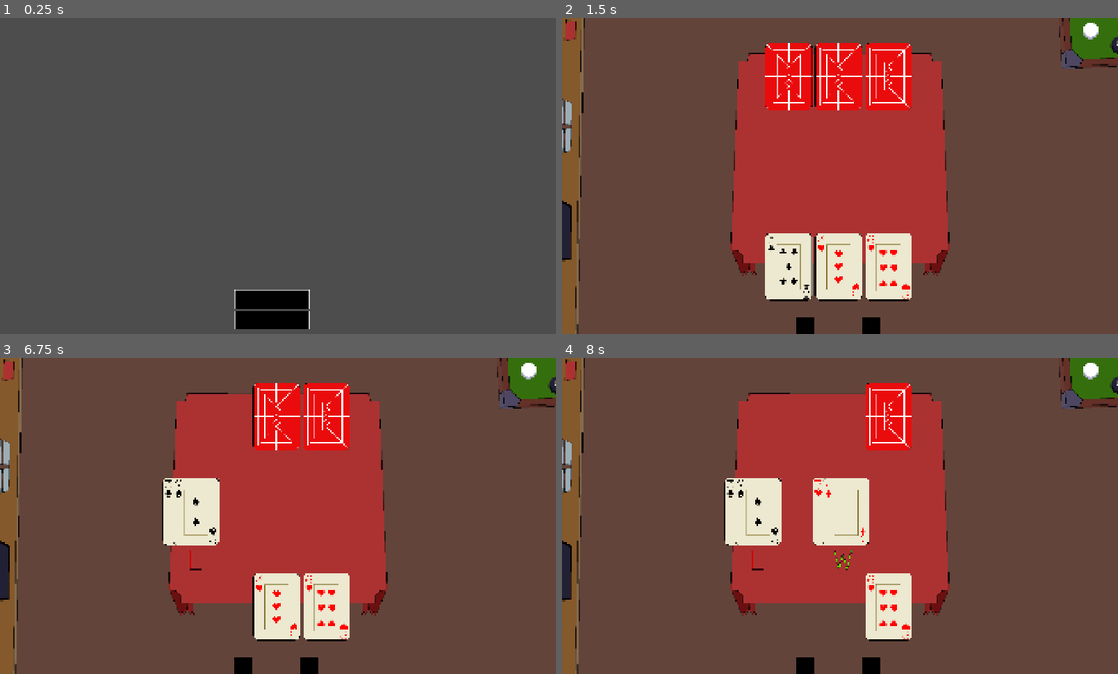
Above: before the commit, frames 1-4 (two rows, left to right).
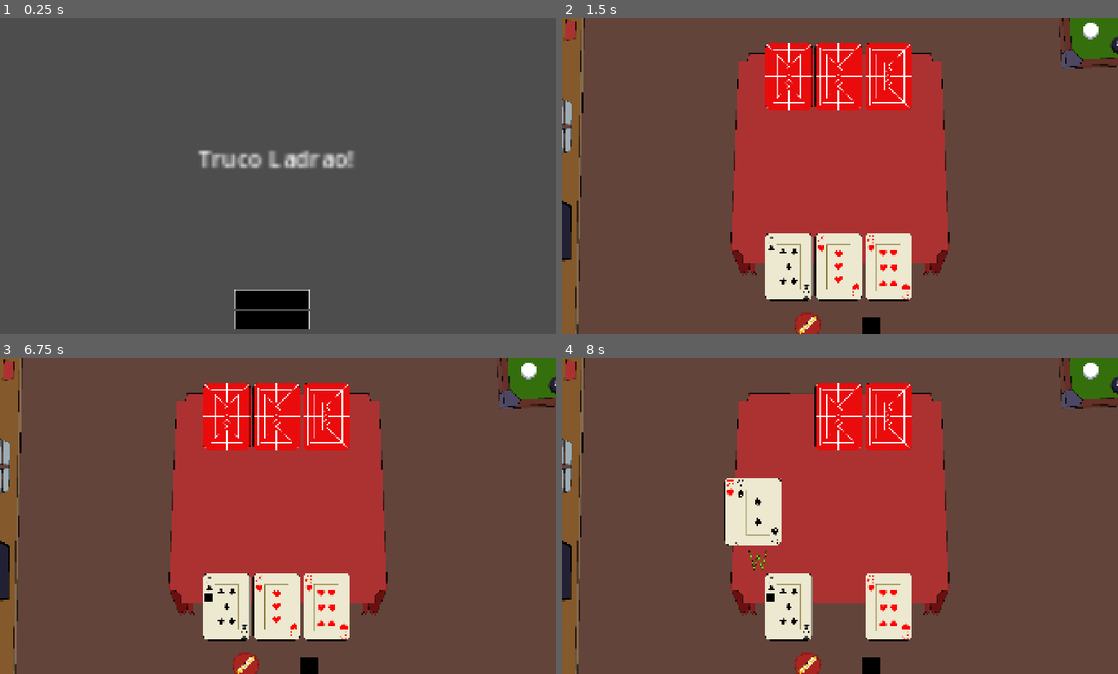
Above: after the commit, the same moments.

Repository: Thigaass/Truco-Ladrao
Game: Godot game, scene res://menu.tscn
Same seed, same stepped clock (60 frames per second), same inputs: the game is played once before the commit and once after it.
Inputs (mouse positions are in pixels of both pictures, inside the frame that each line leads up to; where the layout moved, square brackets give the same spot in the first picture):
- Up to frame 1 (0.25 s): no input
- Up to frame 2 (1.5 s): click (834, 299) at 0.5 s; click (689, 87) at 1.27 s
- Up to frame 3 (6.75 s): click (311, 667) at 2 s; click (250, 664) [244, 667] at 2.75 s; click (250, 664) [244, 667] at 3.5 s; click (311, 667) at 4.25 s; click (250, 664) [244, 667] at 5 s; click (311, 667) at 5.75 s; tap Enter at 6.5 s; move the mouse to (227, 607) at 6.52 s; click (227, 607) at 6.67 s
- Up to frame 4 (8 s): tap Space at 7.25 s; move the mouse to (840, 607) at 7.27 s; click (840, 607) at 7.42 s

The runs differ from the first frame. In frame 1, 1.1% of the frame differs, in the area x 35-64%, y 41-48%; in frame 2, 0.3%; in frame 3, 6.2%; in frame 4, 6.2%, in the area x 29-56%, y 7-100%.

Commit message:
poder de aumentar +1 e de trocar carta

Diff:
--- a/Baralho.gd
+++ b/Baralho.gd
@@ -38,4 +38,3 @@
 			if carta.num ==("3"):
 				carta.valor = 10
 			Globais.baralho.append(carta)
-			print(carta.num + " de " + carta.naipe + " Valor:" + str(carta.valor))
--- a/Globais.gd
+++ b/Globais.gd
@@ -2,6 +2,22 @@
 var baralho: Array[Carta] = []
 var maoP: Array[Carta] = []
 var maoO: Array[Carta] = []
+var poder_esc: int = 0
+var poder_us: bool = false
+var arg_carta: bool = false
+var arg_troca: bool = false
+func poder() -> void:
+	if poder_us:
+		return
+	match poder_esc:
+		1:
+			arg_carta = true
+		2:
+			arg_troca = true
+		3:
+			print("poder3")
+		4:
+			print("poder4")
 func distribuir() -> void:
 	baralho.shuffle()
 	maoP = baralho.slice(0,3)
--- a/menu.gd
+++ b/menu.gd
@@ -3,6 +3,6 @@
 	$Panel/Jogar.pressed.connect(jogar)
 	$Panel/Sair.pressed.connect(sair)
 func jogar() -> void:
-	get_tree().change_scene_to_file("res://Main.tscn")
+	get_tree().change_scene_to_file("res://poderes.tscn")
 func sair() -> void:
 	get_tree().quit()
--- a/menu.tscn
+++ b/menu.tscn
@@ -17,6 +17,14 @@
 
 [node name="Titulo" type="Label" parent="Panel" unique_id=1913860033]
 layout_mode = 0
+offset_left = 678.00006
+offset_top = 421.0
+offset_right = 785.00006
+offset_bottom = 444.0
+scale = Vector2(5, 5)
+text = "Truco Ladrao!"
+horizontal_alignment = 1
+vertical_alignment = 1
 
 [node name="Jogar" type="TextureButton" parent="Panel" unique_id=1232249640]
 layout_mode = 0
--- a/mesa.gd
+++ b/mesa.gd
@@ -20,6 +20,9 @@
 var BotaoPoder: TextureButton
 var truco: int = 0
 var primeiramao: int = 0
+var aguard_bot: bool = false
+var carta_troca: Carta
+var area_troca: Area2D
 func _ready() -> void:
 	criar_fundo()
 	baralho_node.criarBaralho()
@@ -39,16 +42,16 @@
 func criar_botao() -> void:
 	BotaoTruco = TextureButton.new()
 	BotaoPoder = TextureButton.new()
-	BotaoTruco .texture_normal = load("res://sprites/PlaceHolders/Butao.png")
-	BotaoTruco .texture_hover = load("res://sprites/PlaceHolders/Butao.png")
-	BotaoTruco .texture_pressed = load("res://sprites/PlaceHolders/Butao.png")
+	BotaoTruco .texture_normal = load("res://sprites/PlaceHolders/BotaoAntesdeAperta.png")
+	BotaoTruco .texture_hover = load("res://sprites/PlaceHolders/BotaoAntesdeAperta.png")
+	BotaoTruco .texture_pressed = load("res://sprites/PlaceHolders/BotaoApertado.png")
 	BotaoPoder.texture_normal = load("res://sprites/PlaceHolders/Butao.png")
 	BotaoPoder.texture_hover = load("res://sprites/PlaceHolders/Butao.png")
 	BotaoPoder.texture_pressed = load("res://sprites/PlaceHolders/Butao.png")
-	BotaoTruco .position = Vector2(800,1025)
+	BotaoTruco .position = Vector2(750,950)
 	BotaoPoder.position = Vector2(1025,1025)
 	BotaoTruco .pressed.connect(trucar)
-	BotaoPoder.pressed.connect(poder)
+	BotaoPoder.pressed.connect(Globais.poder)
 	add_child(BotaoTruco)
 	add_child(BotaoPoder)
 func turno() -> void:
@@ -68,17 +71,26 @@
 		colisao.shape = forma
 		area.add_child(colisao)
 		area.position = Vector2(775 + i *170, 850)
-		area.input_event.connect(carta_clicada.bind(carta, area))
+		area.set_meta("carta", carta)
+		area.input_event.connect(carta_clicada.bind(area))
 		add_child(area)
 	for j in range(3):
 		var carta2 = Globais.maoO[j]
 		var area2 = Area2D.new()
-		area2.input_pickable = false
+		area2.input_pickable = true
+		area2.collision_layer = 1
 		var sprite2 = Sprite2D.new()
 		sprite2.scale = Vector2(0.45, 0.45)
 		sprite2.texture = load("res://sprites/cartas/Verso.png")
 		area2.add_child(sprite2)
-		area2.position = Vector2(775 + j *170, 200)
+		var colisao2 = CollisionShape2D.new()
+		var forma2 = RectangleShape2D.new()
+		forma2.size = sprite2.texture.get_size() * sprite2.scale
+		colisao2.shape = forma2
+		area2.add_child(colisao2)
+		area2.set_meta("carta", carta2)
+		area2.input_event.connect(bot_carta_clicada.bind(area2))
+		area2.position = Vector2(775 + j * 170, 200)
 		add_child(area2)
 		areas_bot.append(area2)
 		cartas_bot.append(carta2)
@@ -87,21 +99,43 @@
 	viewport: Node,
 	event: InputEvent,
 	shape_idx: int,
-	carta: Carta,
 	area: Area2D
 	) -> void:
 	if rodfim:
 		return
-	if event is InputEventMouseButton:
-		if event.button_index == MOUSE_BUTTON_LEFT and event.pressed:
-			area.input_pickable = false
-			cartas_jogadas += 1
-			area.position = Vector2(485 + cartas_jogadas * 150, 525)
-			valor = carta.valor
-			Globais.maoP.erase(carta)
-			print("Voce jogou: " + carta.num + " de " + carta.naipe + " Valor: " + str(valor))
-			BotTurno()
-			return
+	if  not event is InputEventMouseButton:
+		return
+	if event.button_index != MOUSE_BUTTON_LEFT or not event.pressed:
+		return
+	if aguard_bot:
+		return
+	var carta: Carta = area.get_meta("carta")
+	if Globais.arg_carta:
+		carta.valor += 1
+		var indicador = Sprite2D.new()
+		indicador.texture = load("res://sprites/PlaceHolders/Butao.png")
+		indicador.scale = Vector2 (0.45, 0.45)
+		indicador.position = Vector2 (-60, -30)
+		indicador.z_index = 1
+		area.add_child(indicador)
+		Globais.arg_carta = false
+		Globais.poder_us = true
+		return
+	if Globais.arg_troca:
+		carta_troca = carta
+		area_troca = area
+		aguard_bot = true
+		Globais.arg_troca = false
+		print("2")
+		return
+	area.input_pickable = false
+	cartas_jogadas += 1
+	area.position = Vector2(485 + cartas_jogadas * 150, 525)
+	valor = carta.valor
+	Globais.maoP.erase(carta)
+	print("Voce jogou: " + carta.num + " de " + carta.naipe + " Valor: " + str(valor))
+	BotTurno()
+	return
 func BotTurno() -> void:
 	if cartas_bot.is_empty():
 			return
@@ -120,6 +154,35 @@
 	checar()
 	winner()
 	return
+func bot_carta_clicada(
+	viewport: Node,
+	event: InputEvent,
+	shape_idx: int,
+	area_bot: Area2D
+) -> void:
+	if rodfim or not aguard_bot:
+		return
+	if not event is InputEventMouseButton:
+		return
+	if event.button_index != MOUSE_BUTTON_LEFT or not event.pressed:
+		return
+	var carta_bot: Carta = area_bot.get_meta("carta")
+	var indice_jogador = Globais.maoP.find(carta_troca)
+	var indice_bot = cartas_bot.find(carta_bot)
+	var indice_mao_bot = Globais.maoO.find(carta_bot)
+	if indice_jogador == -1 or indice_bot == -1 or indice_mao_bot == -1:
+		return
+	Globais.maoP[indice_jogador] = carta_bot
+	Globais.maoO[indice_mao_bot] = carta_troca
+	cartas_bot[indice_bot] = carta_troca
+	area_troca.set_meta("carta", carta_bot)
+	area_bot.set_meta("carta", carta_troca)
+	var sprite = area_troca.get_child(0) as Sprite2D
+	sprite.texture = load("res://sprites/cartas/" + carta_bot.num + "_" + carta_bot.naipe + ".png")
+	aguard_bot = false
+	carta_troca = null
+	area_troca = null
+	Globais.poder_us = true
 func checar() -> void:
 	areaWEL = Area2D.new()
 	WELsprite = Sprite2D.new()
@@ -157,7 +220,7 @@
 		bponto += ponto
 		cabo()
 		return
-	elif cartas_jogadas >= 6 or E > 0:
+	elif cartas_jogadas >= 4 and E > 0:
 		if W > L:
 			pponto += ponto
 		elif L > W:
@@ -186,6 +249,12 @@
 	botaoproxrodada = null
 	BotaoPoder.disabled = false
 	BotaoTruco.disabled = false
+	Globais.arg_carta = false
+	Globais.arg_troca = false
+	aguard_bot = false
+	carta_troca = null
+	area_troca = null
+	Globais.poder_us = false
 	W = 0
 	E = 0
 	L = 0
@@ -193,6 +262,7 @@
 	valor = 0
 	valor2 = 0
 	truco = 0
+	ponto = 1
 	areas_bot.clear()
 	cartas_bot.clear()
 	sprites_bot.clear()
@@ -200,7 +270,7 @@
 		if filho is Area2D:
 			filho.queue_free()
 	rodfim = false
-	print("Bot:" + str(bponto) + "Vc:" + str(pponto))
+	print("Bot:" + str(bponto) + " Vc:" + str(pponto))
 	turno()
 func trucar() -> void:
 	if truco >= 4:
@@ -210,5 +280,3 @@
 	if truco == 4:
 		BotaoTruco.disabled = true
 		return
-func poder() -> void:
-	print("poder")
--- /dev/null
+++ b/poderes.gd
@@ -0,0 +1,10 @@
+extends Control
+func _ready() -> void:
+	$Panel/Poder1.pressed.connect(func(): esc_poder(1))
+	$Panel/Poder2.pressed.connect(func(): esc_poder(2))
+	$Panel/Poder3.pressed.connect(func(): esc_poder(3))
+	$Panel/Poder4.pressed.connect(func(): esc_poder(4))
+func esc_poder(numero: int) -> void:
+	Globais.poder_esc = numero
+	print(Globais.poder_esc)
+	get_tree().change_scene_to_file("res://Main.tscn")
--- /dev/null
+++ b/poderes.tscn
@@ -0,0 +1,50 @@
+[gd_scene format=3 uid="uid://n4cu8ahl81sy"]
+
+[ext_resource type="Script" uid="uid://drug44mdb65o7" path="res://poderes.gd" id="1_2ted1"]
+[ext_resource type="Texture2D" uid="uid://dpo8wmidv3gek" path="res://sprites/PlaceHolders/Butao.png" id="1_5kp4i"]
+
+[node name="poderes" type="Control" unique_id=509657881]
+layout_mode = 3
+anchors_preset = 15
+anchor_right = 1.0
+anchor_bottom = 1.0
+grow_horizontal = 2
+grow_vertical = 2
+script = ExtResource("1_2ted1")
+
+[node name="Panel" type="Panel" parent="." unique_id=1565684959]
+layout_mode = 0
+offset_right = 40.0
+offset_bottom = 40.0
+
+[node name="Poder1" type="TextureButton" parent="Panel" unique_id=940227658]
+layout_mode = 0
+offset_left = 400.0
+offset_top = 200.0
+offset_right = 465.0
+offset_bottom = 265.0
+texture_normal = ExtResource("1_5kp4i")
+
+[node name="Poder2" type="TextureButton" parent="Panel" unique_id=1071596949]
+layout_mode = 0
+offset_left = 700.0
+offset_top = 200.0
+offset_right = 765.0
+offset_bottom = 265.0
+texture_normal = ExtResource("1_5kp4i")
+
+[node name="Poder3" type="TextureButton" parent="Panel" unique_id=304394537]
+layout_mode = 0
+offset_left = 400.0
+offset_top = 600.0
+offset_right = 465.0
+offset_bottom = 665.0
+texture_normal = ExtResource("1_5kp4i")
+
+[node name="Poder4" type="TextureButton" parent="Panel" unique_id=782136478]
+layout_mode = 0
+offset_left = 700.0
+offset_top = 600.0
+offset_right = 740.0
+offset_bottom = 640.0
+texture_normal = ExtResource("1_5kp4i")
Not shown, added: poderes.gd.uid
Binary file added: sprites/PlaceHolders/BotaoAntesdeAperta.png
Not shown, added: sprites/PlaceHolders/BotaoAntesdeAperta.png.import
Binary file added: sprites/PlaceHolders/BotaoApertado.png
Not shown, added: sprites/PlaceHolders/BotaoApertado.png.import
Binary file added: sprites/PlaceHolders/BotaoApertado.png.png
Not shown, added: sprites/PlaceHolders/BotaoApertado.png.png.import
